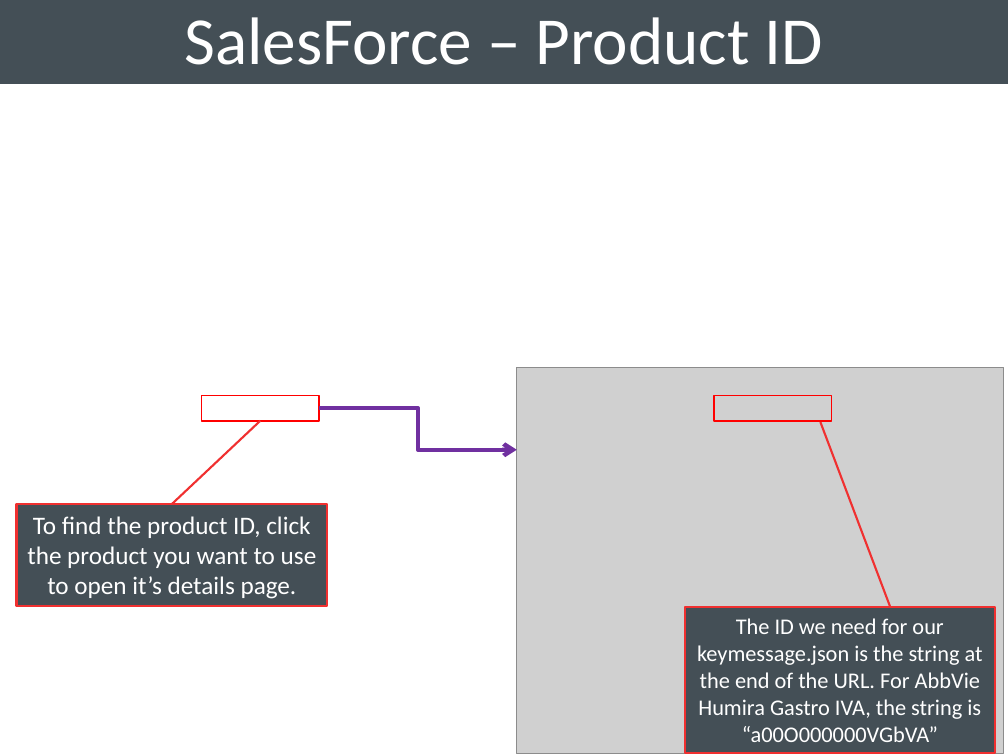
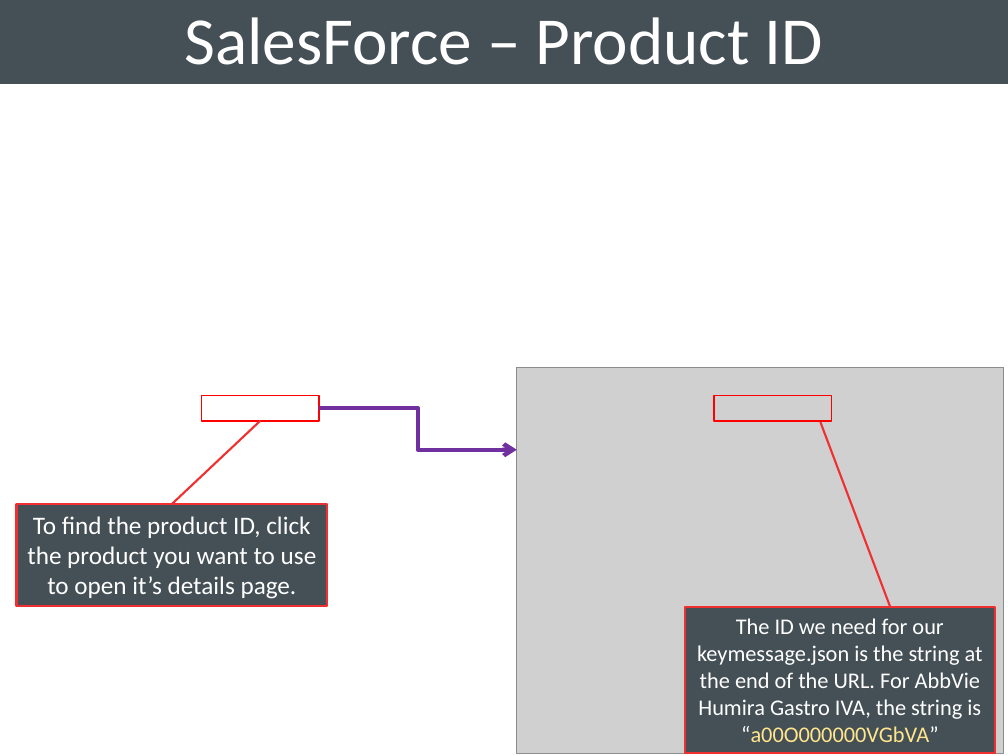
Before and after one commit to JAhaber/ISASetupPresentation, a slide deck: slide 6 of Setup Guide.pptx. Drawn at 1008x756 pixels with LibreOffice and Linux fonts; fonts in the diff are those of the drawing; grey boxes stand for pictures; background and template pictures are left out. Boxes give left, top, right and bottom in pixels: in the first picture for what was removed or moved away, otherwise in the second. Text is boxed around its words. In the diff, an @@ line names an element or a change of style, - is before the commit and + after.

```diff
--- a/Setup Guide.pptx
+++ b/Setup Guide.pptx
@@ rectangle "The ID we need for ..." at [684, 608, 995, 754]: text colour #FFFFFF to #FFE68C in "“a00O000000VGbVA”" @@
```
Also in this commit, not shown: 2 other slides changed, 11 slides added, 5 other files.
